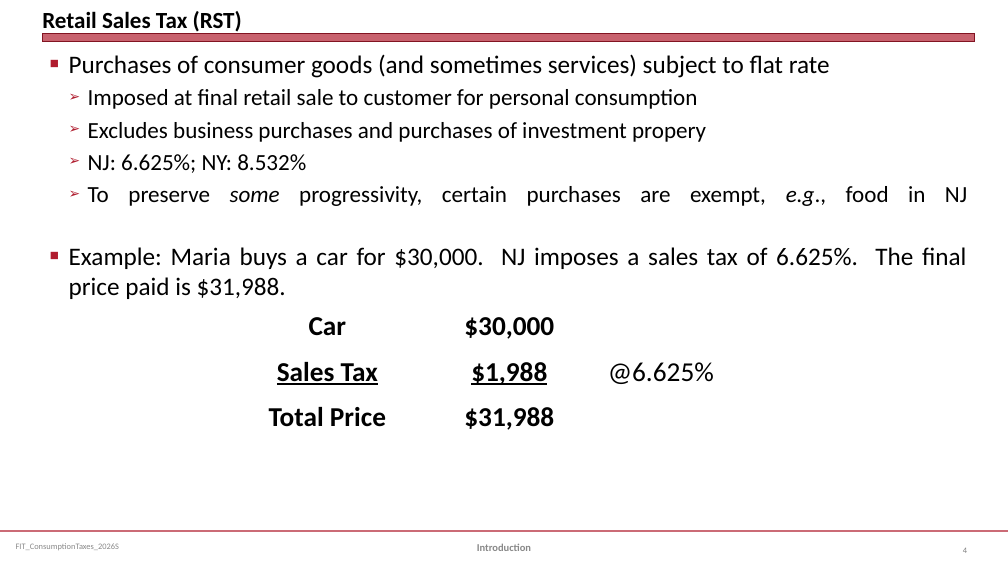
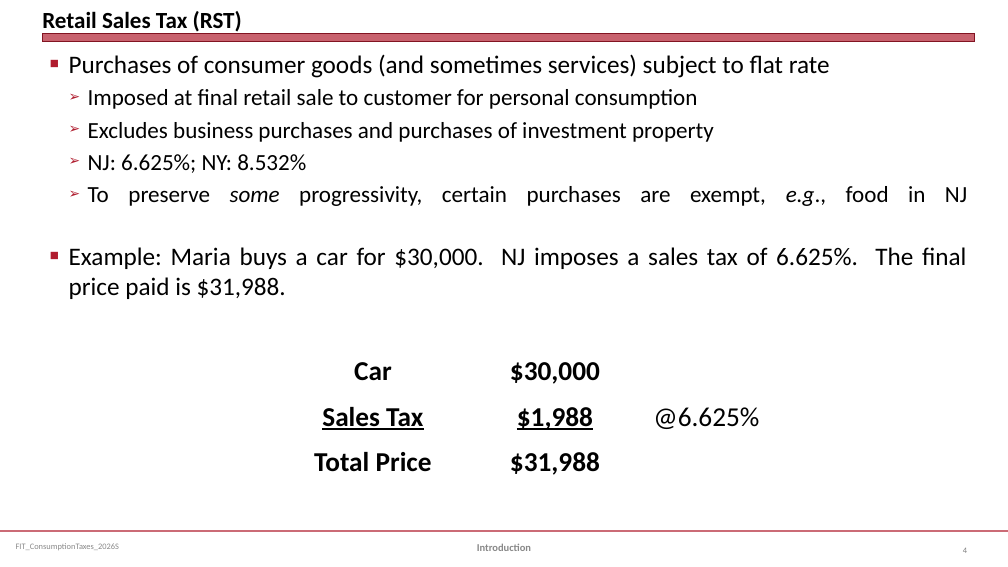
Before and after one commit to jmc877/Fed-Income-Tax, a slide deck: slide 4 of slides/FIT_ConsumptionTaxes_2026S.pptx. Drawn at 1008x567 pixels with LibreOffice and Linux fonts; fonts in the diff are those of the drawing. Boxes give left, top, right and bottom in pixels: in the first picture for what was removed or moved away, otherwise in the second. Text is boxed around its words. In the diff, an @@ line names an element or a change of style, - is before the commit and + after.

```diff
--- a/slides/FIT_ConsumptionTaxes_2026S.pptx
+++ b/slides/FIT_ConsumptionTaxes_2026S.pptx
@@ text at [88, 122, 714, 142]: text changed @@
-  ➢ Excludes business purchases and purchases of investment propery
+  ➢ Excludes business purchases and purchases of investment property
@@ table: place and size @@
-table at [243, 275, 742, 434]
+table at [289, 321, 788, 479]
```
Also in this commit, not shown: 4 other slides changed, 4 slides added, 24 other files.
